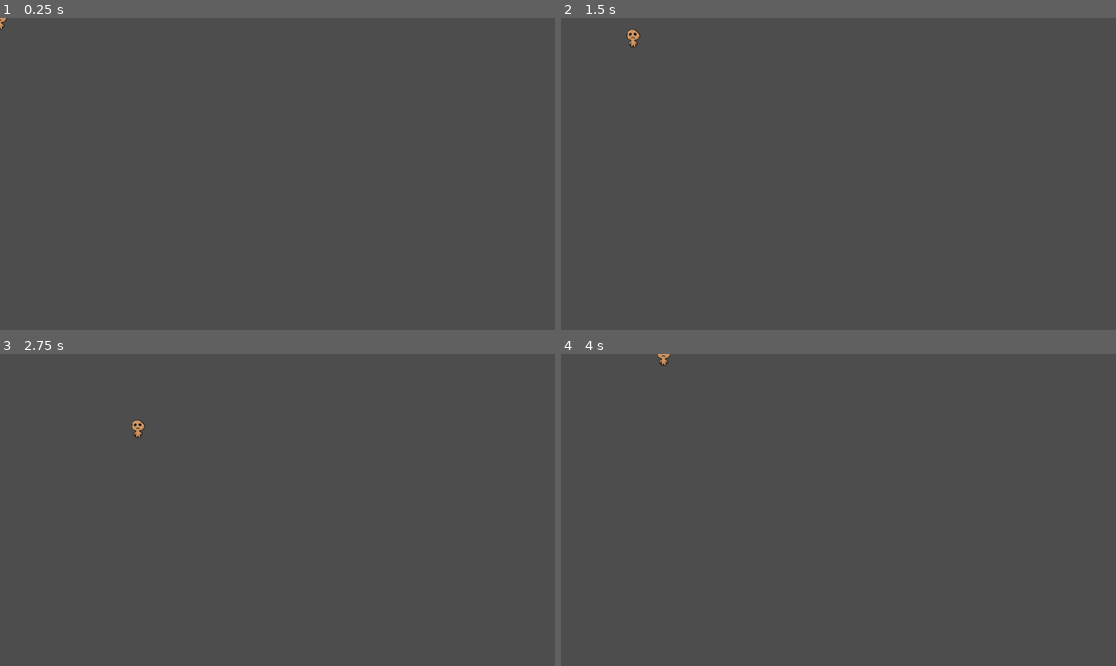
Above: before the commit, frames 1-4 (two rows, left to right).
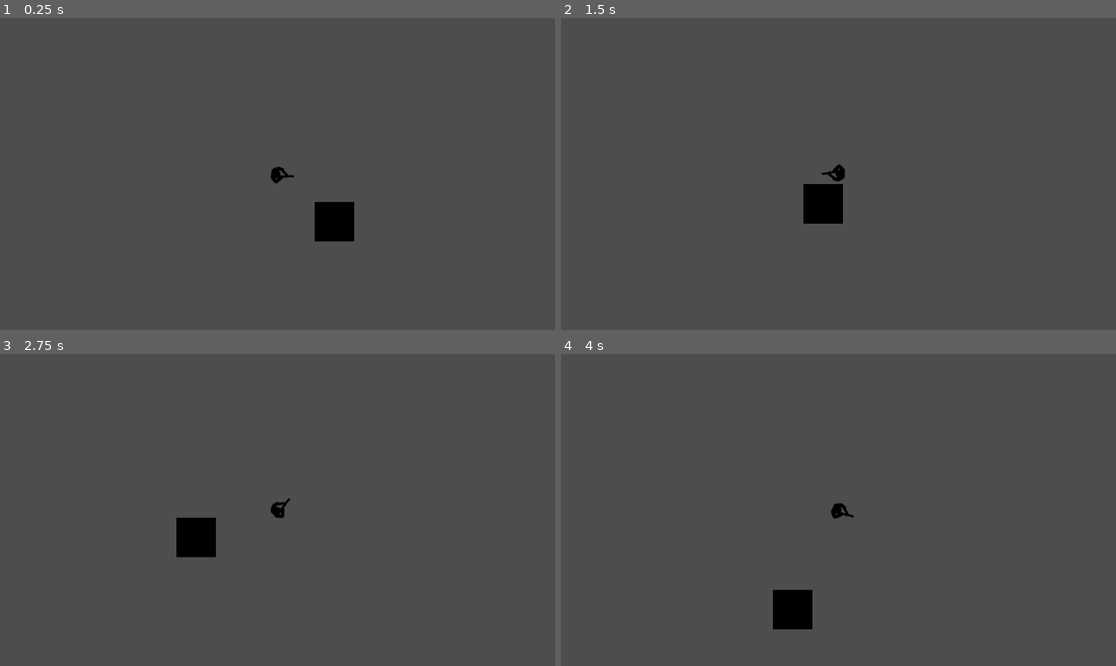
Above: after the commit, the same moments.

Repository: OskarSan/topdownshooter
Game: Godot game, scene res://scenes/world.tscn
Same seed, same stepped clock (60 frames per second), same inputs: the game is played once before the commit and once after it. Before the commit the project starts from res://scenes/player.tscn.
Inputs (mouse positions are in pixels of both pictures, inside the frame that each line leads up to):
- Up to frame 1 (0.25 s): no input
- Up to frame 2 (1.5 s): tap Enter at 0.5 s; move the mouse to (960, 158) at 0.52 s; hold D (move_right) 0.53-1.28 s; click (960, 158) at 0.6 s; move the mouse to (727, 189) at 1.27 s; hold S (move_down) from 1.28 s (still down); click (727, 189) at 1.35 s
- Up to frame 3 (2.75 s): move the mouse to (333, 441) at 2.02 s; release S (move_down) at 2.03 s; hold D (move_right) from 2.03 s (still down); click (333, 441) at 2.1 s
- Up to frame 4 (4 s): move the mouse to (810, 572) at 2.77 s; release D (move_right) at 2.78 s; hold W (move_up) 2.78-3.53 s; click (810, 572) at 2.85 s; move the mouse to (1005, 556) at 3.52 s; hold A (move_left) from 3.53 s (still down); click (1005, 556) at 3.6 s

The runs differ from the first frame. In frame 1, 1.0% of the frame differs, in the area x 0-64%, y 0-72%; in frame 2, 1.1%; in frame 3, 1.1%, in the area x 23-53%, y 21-66%; in frame 4, 1.1%.
Error before the commit: Invalid call. Nonexistent function 'instance' in base 'Nil'. (res://scripts/player.gd:37)

Commit message:
movement and shooting

Diff:
--- a/project.godot
+++ b/project.godot
@@ -11,7 +11,7 @@
 [application]
 
 config/name="topDownShooter"
-run/main_scene="res://scenes/player.tscn"
+run/main_scene="res://scenes/world.tscn"
 config/features=PackedStringArray("4.3", "Forward Plus")
 config/icon="res://icon.svg"
 
--- a/scenes/bullet.tscn
+++ b/scenes/bullet.tscn
@@ -1,10 +1,12 @@
-[gd_scene load_steps=2 format=3 uid="uid://coshkxpshi52f"]
+[gd_scene load_steps=3 format=3 uid="uid://coshkxpshi52f"]
 
 [ext_resource type="Script" path="res://scripts/bullet.gd" id="1_5hsor"]
+[ext_resource type="Texture2D" uid="uid://jkvcchggehw4" path="res://assets/imprisonmentOfJacob/bullet.png" id="2_xplr1"]
 
 [node name="bullet" type="Area2D"]
 script = ExtResource("1_5hsor")
 
 [node name="Sprite2D" type="Sprite2D" parent="."]
+texture = ExtResource("2_xplr1")
 
 [node name="CollisionShape2D" type="CollisionShape2D" parent="."]
--- a/scenes/player.tscn
+++ b/scenes/player.tscn
@@ -1,110 +1,52 @@
-[gd_scene load_steps=14 format=3 uid="uid://cx4rc224ppfkd"]
+[gd_scene load_steps=6 format=3 uid="uid://cx4rc224ppfkd"]
 
 [ext_resource type="Script" path="res://scripts/player.gd" id="1_0m3qi"]
-[ext_resource type="Texture2D" uid="uid://618g457oelvj" path="res://assets/imprisonmentOfJacob/dude.png" id="2_1lp83"]
+[ext_resource type="Texture2D" uid="uid://by5cvdp567bt6" path="res://assets/shooter/muzzle_flash.png" id="2_r3l3g"]
+[ext_resource type="Texture2D" uid="uid://5vxeumkj56x" path="res://assets/shooter/player.png" id="3_fkmly"]
 
-[sub_resource type="AtlasTexture" id="AtlasTexture_wv7jr"]
-atlas = ExtResource("2_1lp83")
-region = Rect2(128, 0, 32, 48)
+[sub_resource type="CircleShape2D" id="CircleShape2D_0r1nd"]
+radius = 16.0312
 
-[sub_resource type="AtlasTexture" id="AtlasTexture_raku0"]
-atlas = ExtResource("2_1lp83")
-region = Rect2(64, 0, 32, 48)
-
-[sub_resource type="AtlasTexture" id="AtlasTexture_u3ils"]
-atlas = ExtResource("2_1lp83")
-region = Rect2(128, 0, 32, 48)
-
-[sub_resource type="AtlasTexture" id="AtlasTexture_t8teg"]
-atlas = ExtResource("2_1lp83")
-region = Rect2(96, 0, 32, 48)
-
-[sub_resource type="AtlasTexture" id="AtlasTexture_0ajhp"]
-atlas = ExtResource("2_1lp83")
-region = Rect2(0, 0, 32, 48)
-
-[sub_resource type="AtlasTexture" id="AtlasTexture_deq0o"]
-atlas = ExtResource("2_1lp83")
-region = Rect2(32, 0, 32, 48)
-
-[sub_resource type="AtlasTexture" id="AtlasTexture_46dkl"]
-atlas = ExtResource("2_1lp83")
-region = Rect2(224, 0, 32, 48)
-
-[sub_resource type="AtlasTexture" id="AtlasTexture_43wuv"]
-atlas = ExtResource("2_1lp83")
-region = Rect2(256, 0, 32, 48)
-
-[sub_resource type="AtlasTexture" id="AtlasTexture_d2jx3"]
-atlas = ExtResource("2_1lp83")
-region = Rect2(160, 0, 32, 48)
-
-[sub_resource type="AtlasTexture" id="AtlasTexture_ctf0a"]
-atlas = ExtResource("2_1lp83")
-region = Rect2(192, 0, 32, 48)
-
-[sub_resource type="SpriteFrames" id="SpriteFrames_g1b2k"]
+[sub_resource type="SpriteFrames" id="SpriteFrames_6pglt"]
 animations = [{
 "frames": [{
 "duration": 1.0,
-"texture": SubResource("AtlasTexture_wv7jr")
+"texture": ExtResource("3_fkmly")
 }],
 "loop": true,
 "name": &"default",
 "speed": 5.0
-}, {
-"frames": [{
-"duration": 1.0,
-"texture": SubResource("AtlasTexture_raku0")
-}, {
-"duration": 1.0,
-"texture": SubResource("AtlasTexture_u3ils")
-}, {
-"duration": 1.0,
-"texture": SubResource("AtlasTexture_t8teg")
-}],
-"loop": true,
-"name": &"move_down_anim",
-"speed": 5.0
-}, {
-"frames": [{
-"duration": 1.0,
-"texture": SubResource("AtlasTexture_0ajhp")
-}, {
-"duration": 1.0,
-"texture": SubResource("AtlasTexture_deq0o")
-}],
-"loop": true,
-"name": &"move_left_anim",
-"speed": 5.0
-}, {
-"frames": [{
-"duration": 1.0,
-"texture": SubResource("AtlasTexture_46dkl")
-}, {
-"duration": 1.0,
-"texture": SubResource("AtlasTexture_43wuv")
-}],
-"loop": true,
-"name": &"move_right_anim",
-"speed": 5.0
-}, {
-"frames": [{
-"duration": 1.0,
-"texture": SubResource("AtlasTexture_d2jx3")
-}, {
-"duration": 1.0,
-"texture": SubResource("AtlasTexture_ctf0a")
-}],
-"loop": true,
-"name": &"move_up_anim",
-"speed": 5.0
 }]
 
 [node name="Player" type="CharacterBody2D"]
+collision_layer = 2
+collision_mask = 3
 script = ExtResource("1_0m3qi")
 
+[node name="CollisionShape2D" type="CollisionShape2D" parent="."]
+light_mask = 2
+visibility_layer = 3
+position = Vector2(2, -1)
+shape = SubResource("CircleShape2D_0r1nd")
+
+[node name="RayCast2D" type="RayCast2D" parent="."]
+rotation = 3.14159
+target_position = Vector2(0, 1000)
+collision_mask = 3
+collide_with_areas = true
+
+[node name="MuzzleFlash" type="Sprite2D" parent="."]
+visible = false
+position = Vector2(5, -49)
+texture = ExtResource("2_r3l3g")
+
+[node name="Timer" type="Timer" parent="MuzzleFlash"]
+wait_time = 0.05
+
 [node name="AnimatedSprite2D" type="AnimatedSprite2D" parent="."]
-sprite_frames = SubResource("SpriteFrames_g1b2k")
+rotation = 0.00632863
+sprite_frames = SubResource("SpriteFrames_6pglt")
 
-[node name="CollisionShape2D" type="CollisionShape2D" parent="."]
+[node name="Camera2D" type="Camera2D" parent="."]
+
+[connection signal="timeout" from="MuzzleFlash/Timer" to="MuzzleFlash" method="hide"]
--- /dev/null
+++ b/scenes/world.tscn
@@ -0,0 +1,27 @@
+[gd_scene load_steps=4 format=3 uid="uid://bwfycf0q72gv1"]
+
+[ext_resource type="PackedScene" uid="uid://cx4rc224ppfkd" path="res://scenes/player.tscn" id="1_2t7yx"]
+[ext_resource type="Texture2D" uid="uid://c3726sx3kd6xt" path="res://assets/shooter/block.png" id="2_ktkov"]
+
+[sub_resource type="RectangleShape2D" id="RectangleShape2D_gdkbx"]
+size = Vector2(37.3689, 51.1135)
+
+[node name="World" type="Node2D"]
+
+[node name="Player" parent="." instance=ExtResource("1_2t7yx")]
+
+[node name="environment" type="Node2D" parent="."]
+visibility_layer = 3
+
+[node name="block" type="StaticBody2D" parent="environment"]
+collision_mask = 3
+
+[node name="Sprite2D" type="Sprite2D" parent="environment/block"]
+position = Vector2(118, 99)
+scale = Vector2(0.640002, 0.640001)
+texture = ExtResource("2_ktkov")
+
+[node name="CollisionShape2D" type="CollisionShape2D" parent="environment/block"]
+position = Vector2(118.039, 98.9734)
+scale = Vector2(2.19227, 1.60531)
+shape = SubResource("RectangleShape2D_gdkbx")
--- a/scripts/player.gd
+++ b/scripts/player.gd
@@ -3,7 +3,13 @@
 @export var speed = 200
 @export var friction = 0.5
 @export var acceleration = 0.5
-@export var bullet_scene: PackedScene
+
+@onready var ray_cast_2d: RayCast2D = $RayCast2D
+
+
+#debug values
+var hitAmount = 0
+
 
 
 func get_input():
@@ -18,6 +24,10 @@
 		input.y -= 1
 	return input
 
+func _process(delta):
+	global_rotation = global_position.direction_to(get_global_mouse_position()).angle() + PI/2.0
+
+
 func _physics_process(delta):
 	var direction = get_input()
 	if direction.length() > 0:
@@ -29,12 +39,13 @@
 	if Input.is_action_just_pressed("shoot"):
 		shoot()
 
-func shoot() -> void:
 
 
-	var mousePosition = get_global_mouse_position()
-	var direction = (mousePosition - global_position).normalized()
-	var bullet = bullet_scene.instance()
-	bullet.global_position = global_position
-	bullet.direction(direction)
-	get_parent().add_child(bullet)
+
+func shoot() -> void:
+	$MuzzleFlash.show()
+	$MuzzleFlash/Timer.start()
+
+	if ray_cast_2d.is_colliding():
+		hitAmount += 1
+		print(hitAmount)
Binary file added: assets/imprisonmentOfJacob/bullet.png
Not shown, added: assets/imprisonmentOfJacob/bullet.png.import
Binary file added: assets/shooter/block.png
Not shown, added: assets/shooter/block.png.import
Binary file added: assets/shooter/muzzle_flash.png
Not shown, added: assets/shooter/muzzle_flash.png.import
Binary file added: assets/shooter/player.png
Not shown, added: assets/shooter/player.png.import
Not shown, added: assets/block.kra
